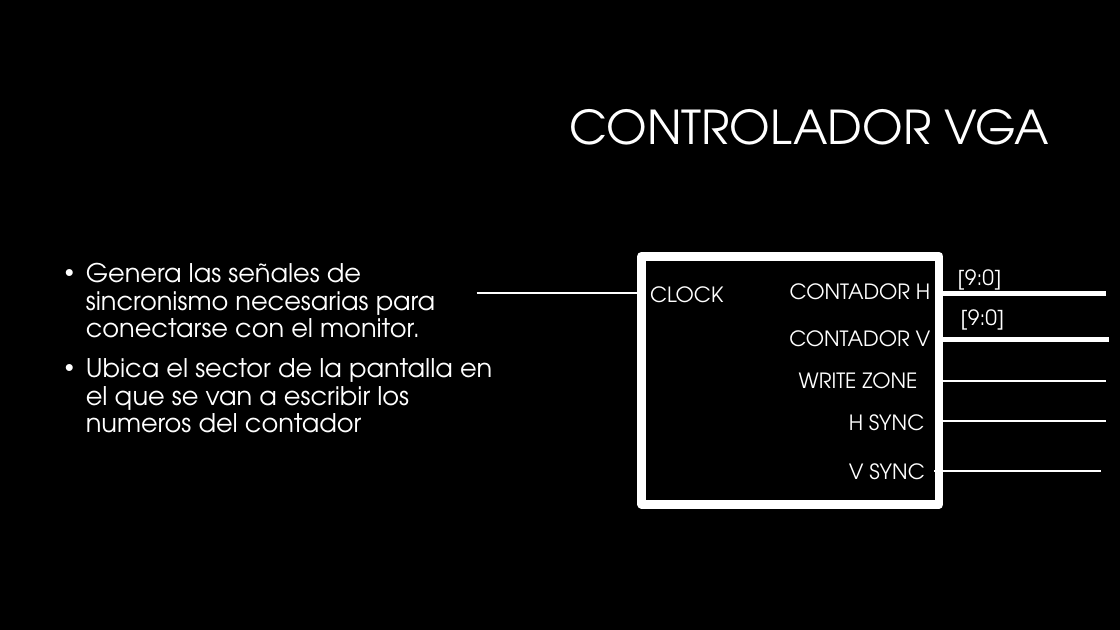
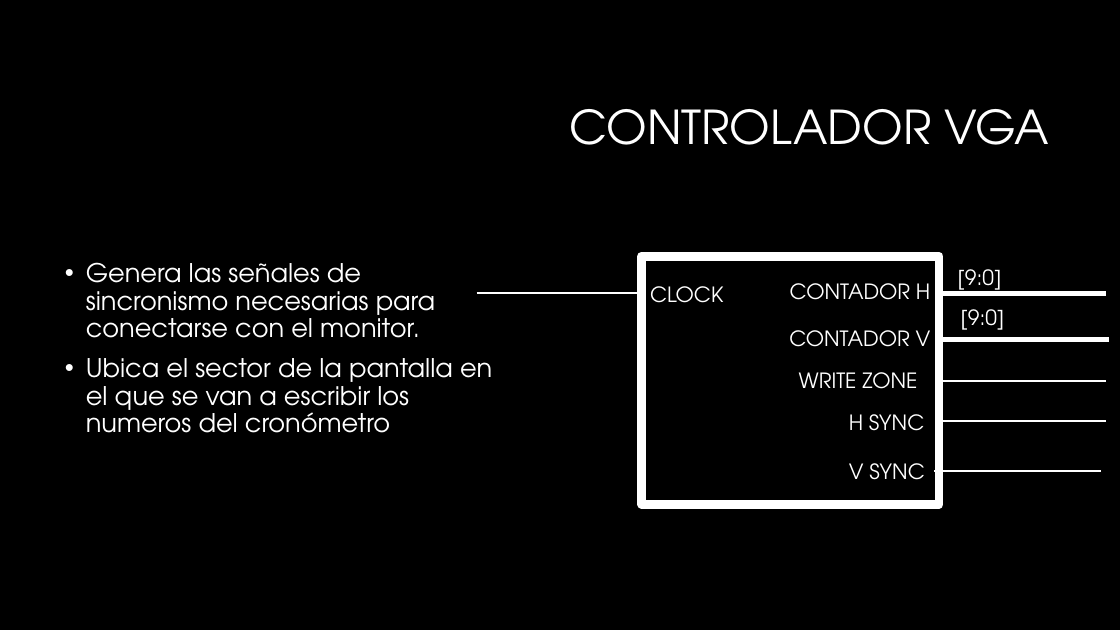
Before and after one commit to ITBA-E3-2018/tpf-team-1, a slide deck: slide 5 of Presentacion electro III.pptx. Drawn at 1120x630 pixels with LibreOffice and Linux fonts; fonts in the diff are those of the drawing; background and template pictures are left out. Boxes give left, top, right and bottom in pixels: in the first picture for what was removed or moved away, otherwise in the second. Text is boxed around its words. In the diff, an @@ line names an element or a change of style, - is before the commit and + after.

```diff
--- a/Presentacion electro III.pptx
+++ b/Presentacion electro III.pptx
@@ text at (86, 358, 492, 433): text changed @@
-• Ubica el sector de la pantalla en el que se van a escribir los numeros del contador
+• Ubica el sector de la pantalla en el que se van a escribir los numeros del cronómetro
```
Also in this commit, not shown: 5 other slides changed.
